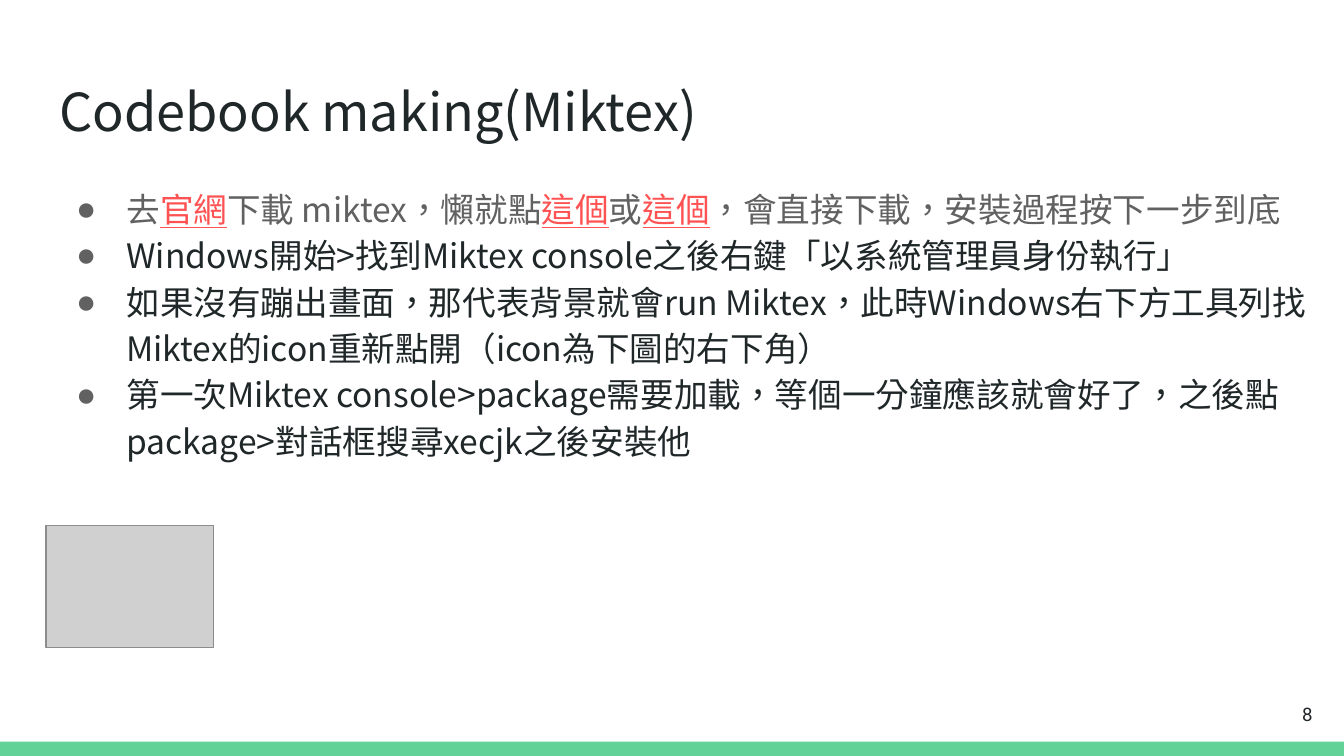
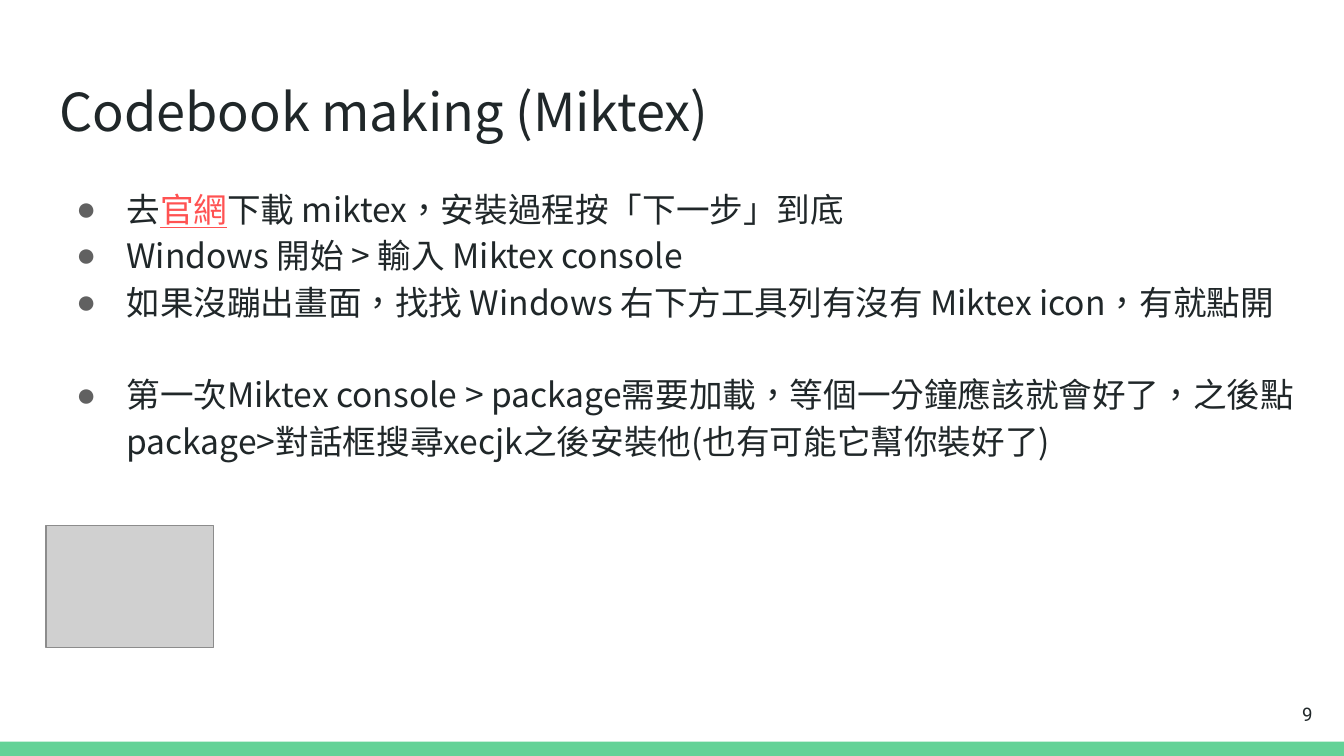
Before and after one commit to huskyhello/NTPU_codebook, a slide deck: slide 9 of codebook_tutorial.pptx (slide 8 before the commit). Drawn at 1344x756 pixels with LibreOffice and Linux fonts; fonts in the diff are those of the drawing; grey boxes stand for pictures. Boxes give left, top, right and bottom in pixels: in the first picture for what was removed or moved away, otherwise in the second. Text is boxed around its words. In the diff, an @@ line names an element or a change of style, - is before the commit and + after.

```diff
--- a/codebook_tutorial.pptx
+++ b/codebook_tutorial.pptx
@@ title at [59,88,708,144]: spaces changed @@
-Codebook making(Miktex)
+Codebook making (Miktex)
@@ text at [126,193,1294,463]: text changed @@
-● 去官網下載 miktex，懶就點這個或這個，會直接下載，安裝過程按下一步到底
-● Windows開始>找到Miktex console之後右鍵「以系統管理員身份執行」
-● 如果沒有蹦出畫面，那代表背景就會run Miktex，此時Windows右下方工具列找Miktex的icon重新點開（icon為下圖的右下角）
-● 第一次Miktex console>package需要加載，等個一分鐘應該就會好了，之後點package>對話框搜尋xecjk之後安裝他
+● 去官網下載 miktex，安裝過程按「下一步」到底
+● Windows 開始 > 輸入 Miktex console
+● 如果沒蹦出畫面，找找 Windows 右下方工具列有沒有 Miktex icon，有就點開
+● 第一次Miktex console > package需要加載，等個一分鐘應該就會好了，之後點package>對話框搜尋xecjk之後安裝他(也有可能它幫你裝好了)
@@ page number at [1302,707,1312,721]: text changed @@
-8
+9
```
Also in this commit, not shown: 3 other slides changed, 1 slide added, 7 other files.
